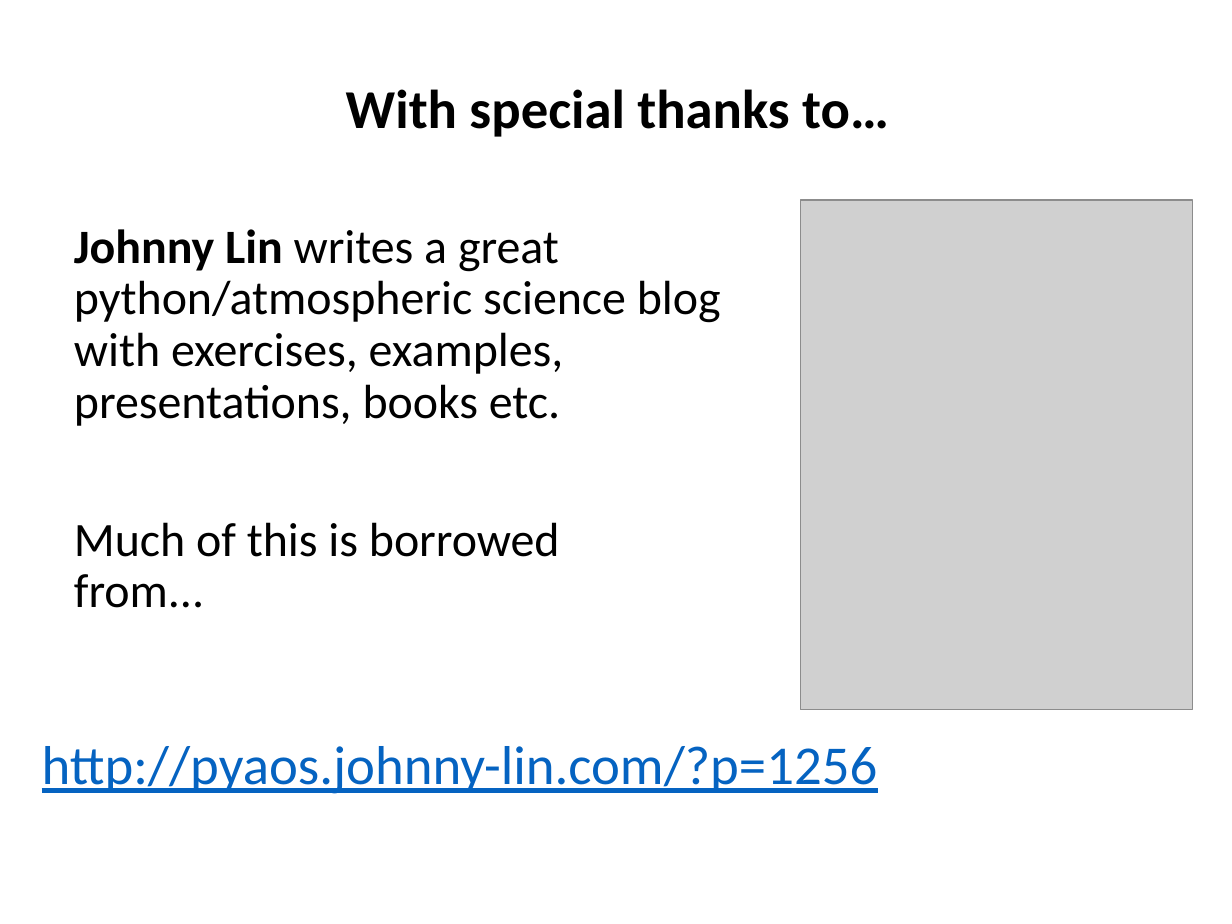
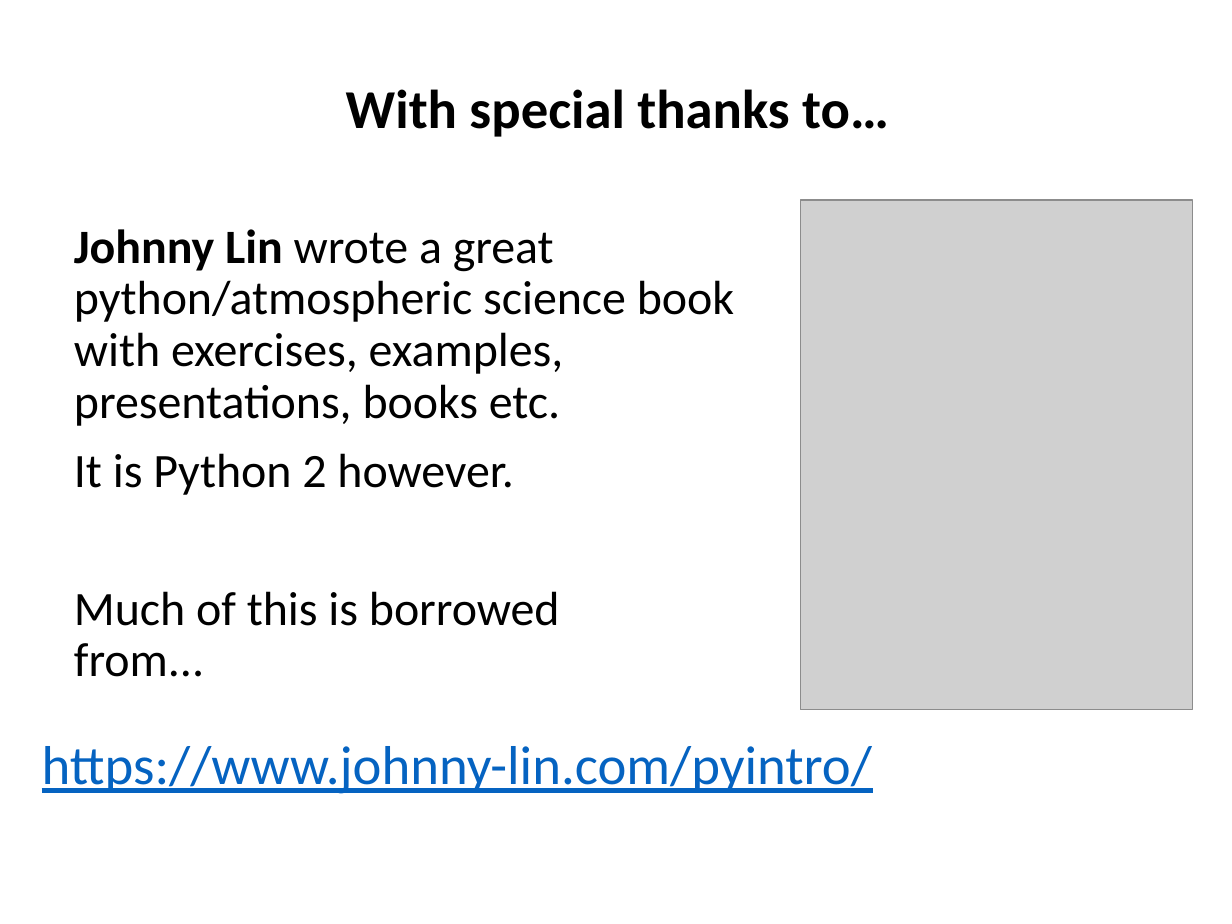
Before and after one commit to ncasuk/ncas-isc, a slide deck: slide 2 of python/presentations/handling_arrays/numpy.pptx. Drawn at 1232x924 pixels with LibreOffice and Linux fonts; fonts in the diff are those of the drawing; grey boxes stand for pictures; background and template pictures are left out. Boxes give left, top, right and bottom in pixels: in the first picture for what was removed or moved away, otherwise in the second. Text is boxed around its words. In the diff, an @@ line names an element or a change of style, - is before the commit and + after.

Commit message:
handling_arrays, numpy presentation: Fixed url to book and mentioned it is Python2

```diff
--- a/python/presentations/handling_arrays/numpy.pptx
+++ b/python/presentations/handling_arrays/numpy.pptx
@@ text at (x1=74, y1=229, x2=734, y2=495): text changed @@
-Johnny Lin writes a great python/atmospheric science blog with exercises, examples, presentations, books etc.
+Johnny Lin wrote a great python/atmospheric science book with exercises, examples, presentations, books etc.
+It is Python 2 however.
@@ text at (x1=42, y1=746, x2=872, y2=794): text changed @@
-http://pyaos.johnny-lin.com/?p=1256
+https://www.johnny-lin.com/pyintro/
```
Also in this commit, not shown: 1 other file.
